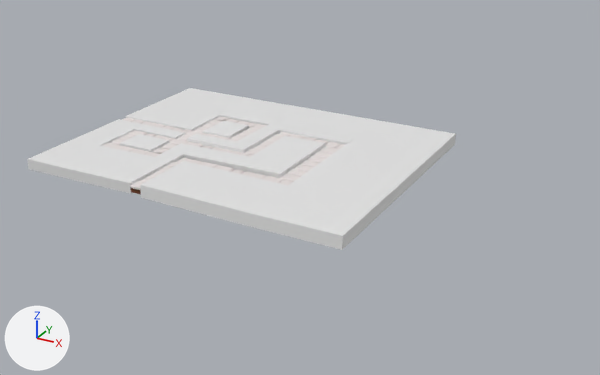
Two versions of the FBX model Assets/Prefabs/Blender/TD_Map.fbx, one commit apart.
Both versions are drawn from a 50 mm lens placed at (54.7, -73.3, 34.2), pointed at (14.2, 0.4, -2.6). Arrows for +X, +Y and +Z are at lower left; the lights stay in place. Where no turn or scale is listed for an object, it has been applied to the vertices.
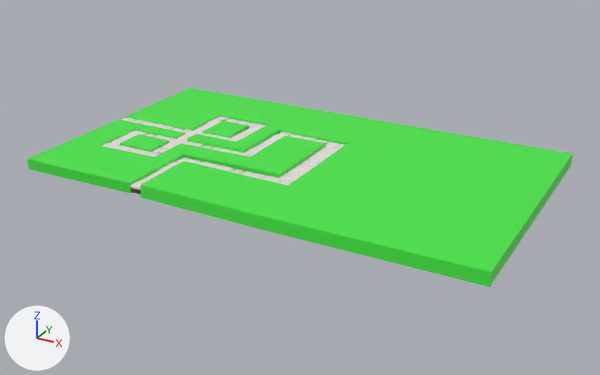
Location of each change, (x1, y1, x2, y2) in pixels of the pictures (600 x 375 px; the box of a moved part takes in the faces that stretch with it):
'Grass_Ground.002', recoloured, reshaped (white to green, 35% wider, 23% taller): before (125, 88, 456, 250); after (125, 88, 573, 287)
'Grass_Ground.001', recoloured (white to green): (27, 119, 326, 194) in both
'Grass_Ground.003', recoloured (white to green): (120, 134, 169, 152) in both
'Grass_Ground.004', recoloured (white to green): (203, 121, 249, 139) in both
part 1 of me_cube_078, moved or reshaped: before (221, 99, 456, 250); after (221, 99, 573, 287)

The change in detail:
Material 'Grass_Ground' (mat_grass_ground) is new.
Its base color is (0.06, 0.8, 0.0576) (green #45e744).
me_cube_078 has 44 vertices, 36 faces and spans x -1.0..37.3, y -17.6..12.8, z -0.7..0.9.
me_cube_078 is used by ob_grass_ground_002; location (-11.08, 3.91, -0.09).
Before the commit, vertices of me_cube_078: 10 (37.3, 12.8, 0.7) at pixel (455, 133), 11 (37.3, 12.8, -0.7) at pixel (455, 144), 12 (37.3, 5.0, -0.7) at pixel (431, 166), 13 (37.3, 5.1, 0.7) at pixel (432, 154), 16 (37.3, -17.5, 0.7) at pixel (342, 235).
Before the commit, vertices of me_cube_078: 17 (37.3, -17.6, -0.7) at pixel (342, 249).
Part 1, on me_cube_078:
Vertices 10 to 13, 16, 17 of me_cube_078 move by (13.5, 0.0, 0.0).
me_cube_078 now uses material mat_grass_ground (green #45e744).
me_cube has 38 vertices, 31 faces and spans x -1.0..25.6, y -14.2..5.3, z -0.6..0.8.
me_cube now uses material mat_grass_ground (green #45e744).
me_cube_080 has 8 vertices, 6 faces and spans x -3.42..1.0, y -2.45..1.05, z -0.59..0.59.
me_cube_080 now uses material mat_grass_ground (green #45e744).
me_cube_079 has 8 vertices, 6 faces and spans x -2.65..1.05, y -1.0..3.42, z -0.59..0.59.
me_cube_079 now uses material mat_grass_ground (green #45e744).
Mesh me_cube_124_1 is new.
It is a copy of me_cube_097.
Mesh me_cube_143_1 is new.
It is a copy of me_cube_145.
Mesh me_cube_132_1 is new.
It is a copy of me_cube_092.
Object 'Cube.057' (ob_cube_057) now shows me_cube_135 instead of me_cube_138.
Object 'Cube.065' (ob_cube_065) now shows me_cube_143_1 instead of me_cube_146.
Object 'Cube.054' (ob_cube_054) now shows me_cube_132_1 instead of me_cube_135.
Object 'Cube.049' (ob_cube_049) now shows me_cube_127 instead of me_cube_130.
Object 'Cube.046' (ob_cube_046) now shows me_cube_124_1 instead of me_cube_127.
Object 'Cube.026' (ob_cube_026) now shows me_cube_104 instead of me_cube_107.
